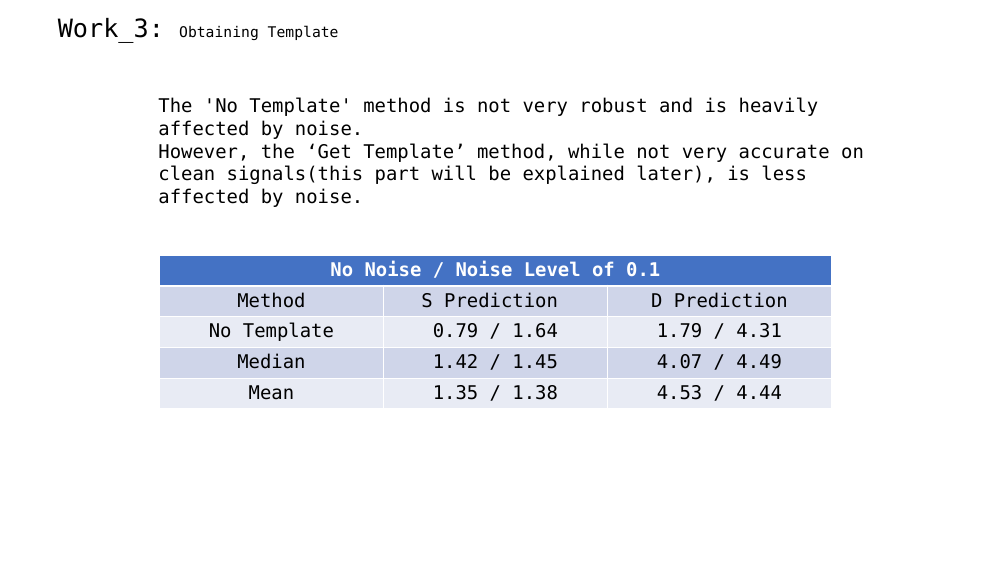
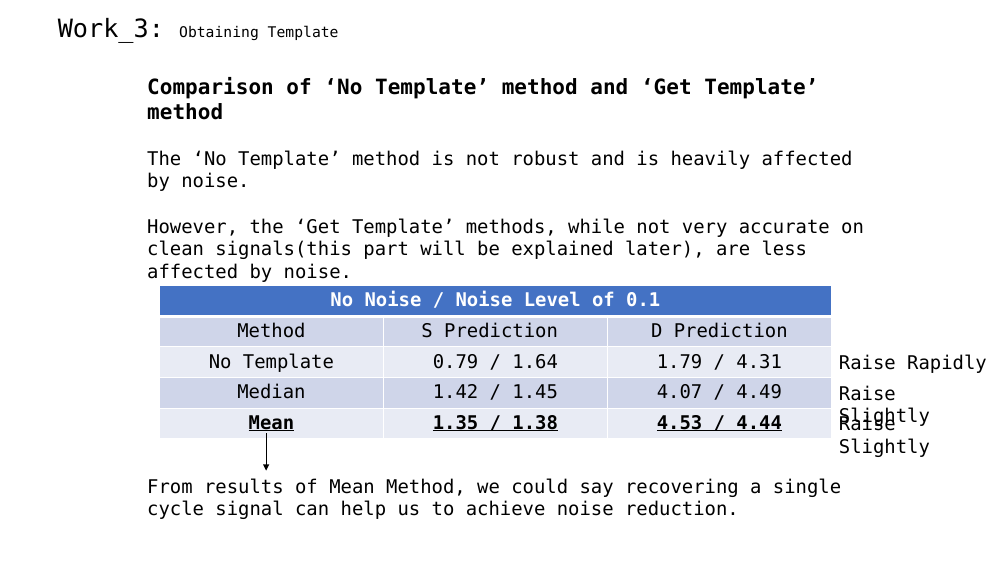
Before and after one commit to A-Big-Tortoise/Presentation, a slide deck: slide 9 of Presentation_918_JiayuChen.pptx. Drawn at 1008x567 pixels with LibreOffice and Linux fonts; fonts in the diff are those of the drawing. Boxes give left, top, right and bottom in pixels: in the first picture for what was removed or moved away, otherwise in the second. Text is boxed around its words. In the diff, an @@ line names an element or a change of style, - is before the commit and + after.

```diff
--- a/Presentation_918_JiayuChen.pptx
+++ b/Presentation_918_JiayuChen.pptx
@@ text at box(147, 77, 864, 282): text changed @@
-The 'No Template' method is not very robust and is heavily affected by noise.
-However, the ‘Get Template’ method, while not very accurate on clean signals(this part will be explained later), is less affected by noise.
+Comparison of ‘No Template’ method and ‘Get Template’ method
+The ‘No Template’ method is not robust and is heavily affected by noise.
+However, the ‘Get Template’ methods, while not very accurate on clean signals(this part will be explained later), are less affected by noise.
@@ table at box(160, 286, 831, 439) @@
@@ bold on, underline on in "Mean", "1.35 / 1.38", "4.53 / 4.44" @@
@@ table: place and size @@
-table at box(160, 256, 831, 409)
+table at box(160, 286, 831, 439)
@@ text added at box(839, 354, 987, 373), 18 pt, text #000000 @@
+Raise Rapidly
@@ text added at box(839, 385, 930, 427), 18 pt, text #000000 @@
+Raise Slightly
@@ text added at box(839, 415, 930, 457), 18 pt, text #000000 @@
+Raise Slightly
@@ arrow added from (266, 433) to (266, 471), #000000 0.5 pt @@
@@ text added at box(147, 478, 841, 519), 18 pt, text #000000 @@
+From results of Mean Method, we could say recovering a single cycle signal can help us to achieve noise reduction.
```
Also in this commit, not shown: 13 other slides changed.
